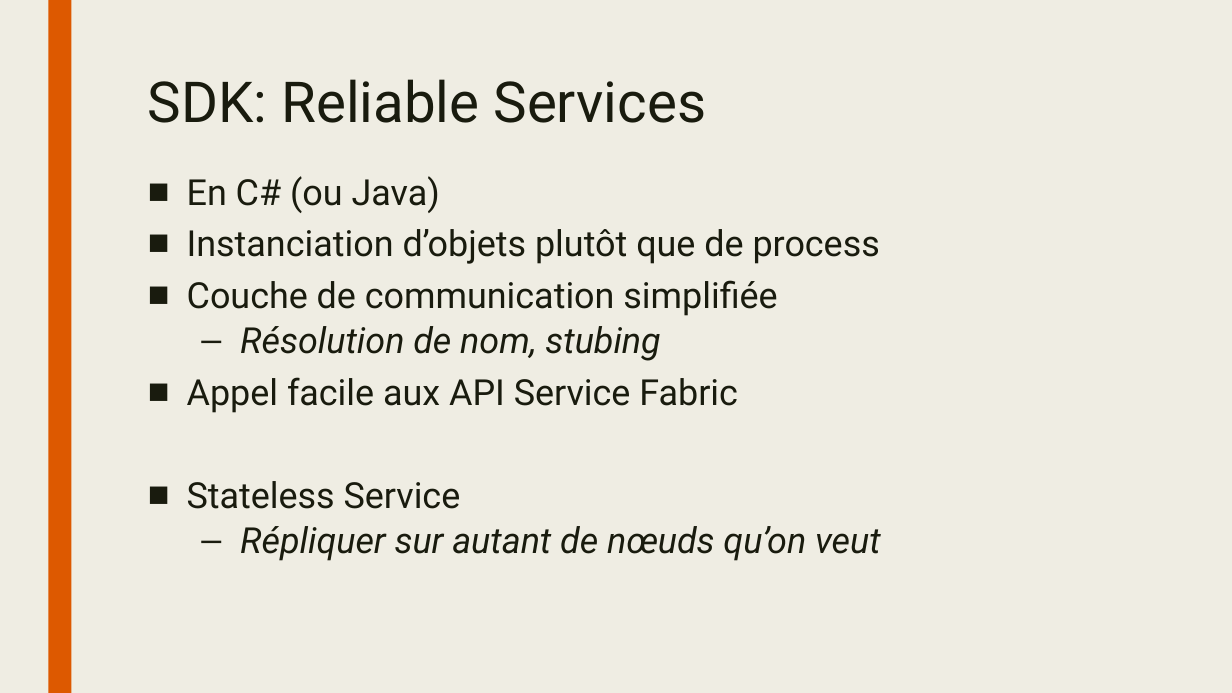
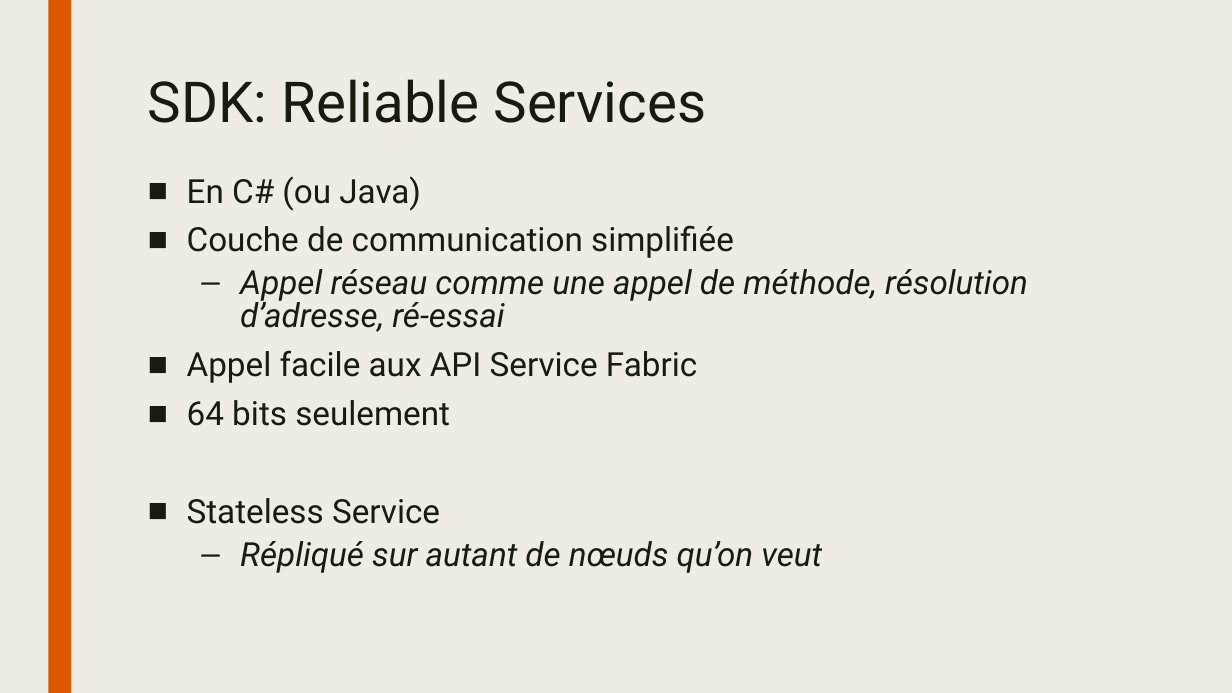
Before and after one commit to sebcanonica/Service-Fabric-Demo, a slide deck: slide 6 of Service Fabric Intro.pptx. Drawn at 1232x693 pixels with LibreOffice and Linux fonts; fonts in the diff are those of the drawing; background and template pictures are left out. Boxes give left, top, right and bottom in pixels: in the first picture for what was removed or moved away, otherwise in the second. Text is boxed around its words. In the diff, an @@ line names an element or a change of style, - is before the commit and + after.

Commit message:
Change ppt

```diff
--- a/Service Fabric Intro.pptx
+++ b/Service Fabric Intro.pptx
@@ text at (187,176,734,524): size 28 to 25.9 pt in "En C# (ou Java)", "Couche de communication simplifiée", "Appel facile aux API Service Fabric", "Stateless Service" @@
@@ text at (187,229,880,264): paragraph removed @@
-■ Instanciation d’objets plutôt que de process
@@ text at (240,269,1028,332): text changed; size 28 to 25.9 pt @@
-  – Résolution de nom, stubing
+  – Appel réseau comme une appel de méthode, résolution d’adresse, ré-essai
@@ text at (187,400,450,426): paragraph added @@
+■ 64 bits seulement
@@ text at (240,541,822,573): text changed; size 28 to 25.9 pt @@
-  – Répliquer sur autant de nœuds qu’on veut
+  – Répliqué sur autant de nœuds qu’on veut
```
Also in this commit, not shown: 2 other slides changed, 1 slide removed.
